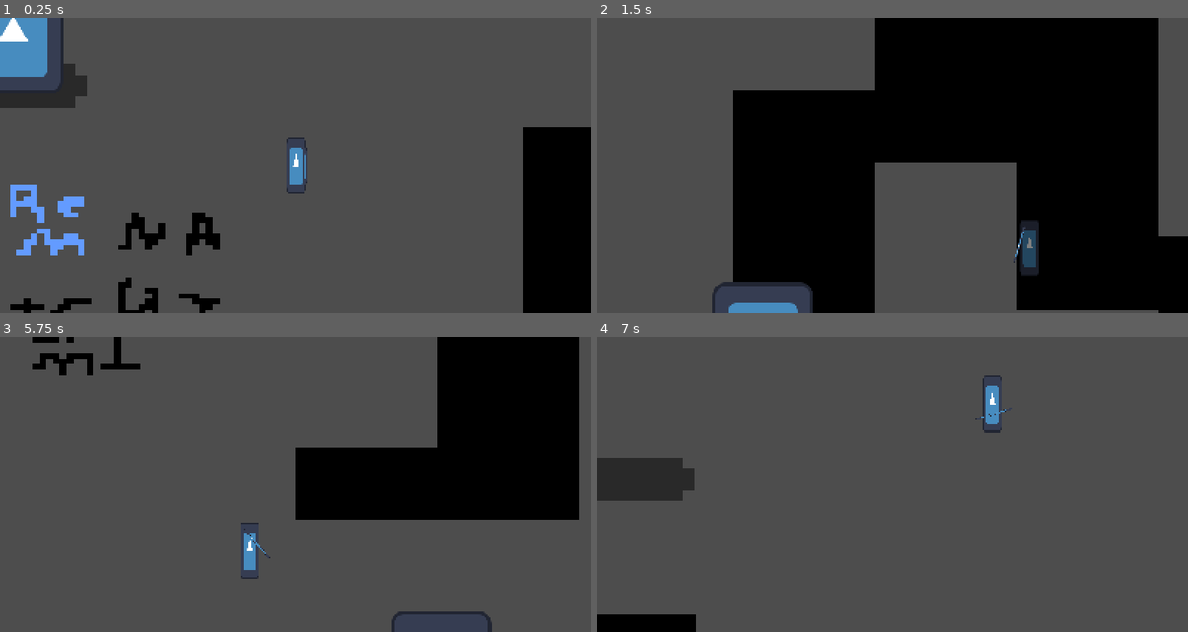
Above: before the commit, frames 1-4 (two rows, left to right).
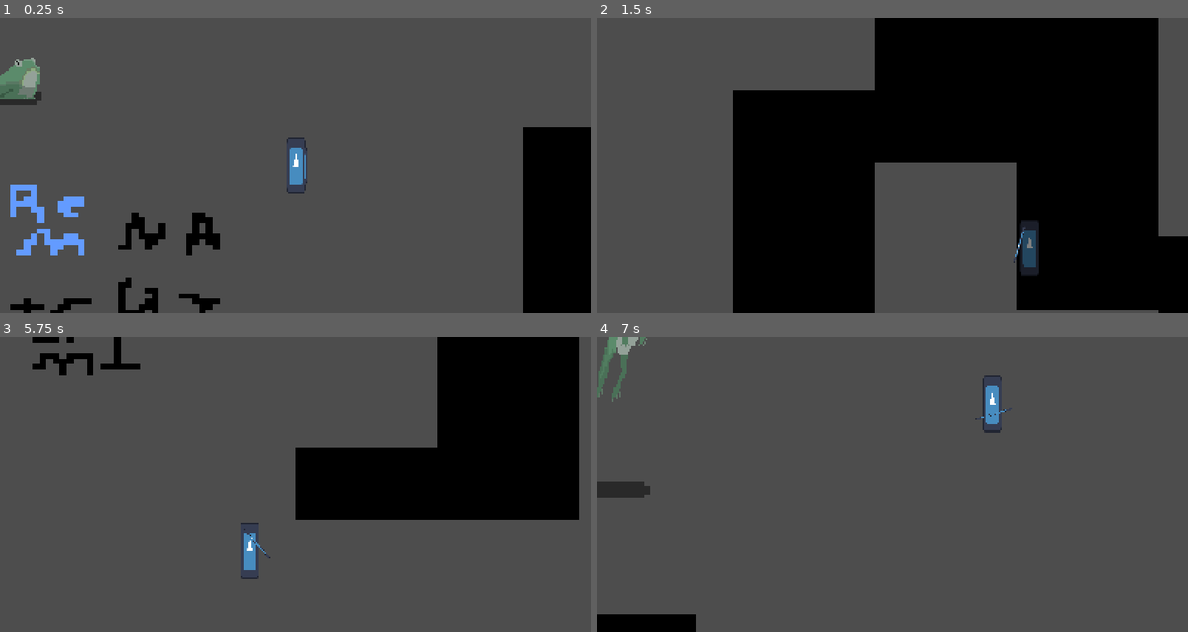
Above: after the commit, the same moments.

Repository: arrowira/miniJam200
Game: Godot game, scene res://Scenes/main.tscn
Same seed, same stepped clock (60 frames per second), same inputs: the game is played once before the commit and once after it. The engine's default icon, where the game draws it, is replaced by a stand-in: a white triangle on a blue panel in a dark square.
Inputs (mouse positions are in pixels of both pictures, inside the frame that each line leads up to):
- Up to frame 1 (0.25 s): no input
- Up to frame 2 (1.5 s): tap Enter at 0.5 s; move the mouse to (1022, 150) at 0.52 s; hold D (Right) 0.53-1.28 s; tap Shift (Dash) at 0.6, 1.35 s; click (1022, 150) at 0.67 s; move the mouse to (774, 180) at 1.27 s; hold S (Down) from 1.28 s (still down)
- Up to frame 3 (5.75 s): move the mouse to (354, 419) at 2.02 s; release S (Down) at 2.03 s; hold D (Right) 2.03-2.78 s; tap Shift (Dash) every 0.75 s from 2.1 to 5.1 s; move the mouse to (265, 543) at 2.77 s; hold W (Up) 2.78-3.53 s; click (265, 543) at 2.92 s; move the mouse to (472, 528) at 3.52 s; hold A (Left) 3.53-5.03 s; move the mouse to (118, 440) at 4.27 s; move the mouse to (325, 484) at 5.02 s; hold S (Down) from 5.03 s (still down); click (325, 484) at 5.17 s
- Up to frame 4 (7 s): move the mouse to (803, 410) at 5.77 s; release S (Down) at 5.78 s; hold D (Right) 5.78-6.53 s; tap Shift (Dash) at 5.85, 6.6 s; move the mouse to (1022, 469) at 6.52 s; hold W (Up) from 6.53 s (still down)

The runs differ from the first frame. In frame 1, 3.0% of the frame differs, in the area x 0-15%, y 0-31%; in frame 2, 1.5%; in frame 3, 0.2%; in frame 4, 2.4%.

Commit message:
frog animations

Diff:
--- a/minijam-200/Scenes/frog.tscn
+++ b/minijam-200/Scenes/frog.tscn
@@ -1,30 +1,32 @@
 [gd_scene load_steps=5 format=3 uid="uid://b5m003mwhajx7"]
 
 [ext_resource type="Script" uid="uid://bvgnvbbu3jwcn" path="res://Scripts/frog.gd" id="1_85unm"]
-[ext_resource type="Texture2D" uid="uid://dlabmsl6q4vx1" path="res://icon.svg" id="2_4ygq6"]
 [ext_resource type="Texture2D" uid="uid://bwfwr1xenfsdj" path="res://shadow-1.png.png" id="2_c3muq"]
+[ext_resource type="Texture2D" uid="uid://cg4d80juakavq" path="res://Sprites/base frog spritesheet.png" id="3_c3muq"]
 
 [sub_resource type="RectangleShape2D" id="RectangleShape2D_c3muq"]
-size = Vector2(64, 27)
+size = Vector2(80, 39)
 
 [node name="frog" type="Node2D"]
 
 [node name="frogArea2D" type="Area2D" parent="."]
+scale = Vector2(0.4, 0.4)
 script = ExtResource("1_85unm")
 
 [node name="Shadow1_png" type="Sprite2D" parent="frogArea2D"]
 modulate = Color(0, 0, 0, 0.45882353)
-position = Vector2(3.0000038, -5.9999905)
+position = Vector2(4, 58)
 scale = Vector2(0.40624994, 0.36875007)
 texture = ExtResource("2_c3muq")
 
 [node name="Sprite2D" type="Sprite2D" parent="frogArea2D"]
-position = Vector2(2, 0)
-scale = Vector2(0.5312499, 0.57031256)
-texture = ExtResource("2_4ygq6")
+position = Vector2(4, 0)
+scale = Vector2(0.15, 0.161)
+texture = ExtResource("3_c3muq")
+hframes = 2
 
 [node name="CollisionShape2D" type="CollisionShape2D" parent="frogArea2D"]
-position = Vector2(2, 21.5)
+position = Vector2(4, 83.5)
 shape = SubResource("RectangleShape2D_c3muq")
 
 [node name="jumpTimer" type="Timer" parent="frogArea2D"]
--- a/minijam-200/Scripts/frog.gd
+++ b/minijam-200/Scripts/frog.gd
@@ -13,6 +13,10 @@
 
 # Called every frame. 'delta' is the elapsed time since the previous frame.
 func _physics_process(delta: float):
+	if jumpDir.x>0:
+		$Sprite2D.flip_h = false
+	else:
+		$Sprite2D.flip_h = true
 	if jumping:
 		t+=1
 		position += jumpDir*jumpDist
@@ -24,6 +28,7 @@
 	jumpDir = dir
 	t = 0
 	jumping=true
+	$Sprite2D.frame=1
 	$jumpTimer.start()
 	$CollisionShape2D.visible = false
 
@@ -31,6 +36,7 @@
 func _on_jump_timer_timeout() -> void:
 	print(t)
 	jumping=false
+	$Sprite2D.frame=0
 	$CollisionShape2D.visible = true
 
 
